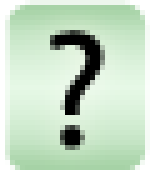
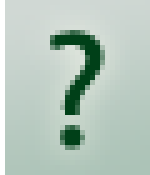
Revision of a layered 150 x 175 image; what changed, layer by layer:
painted on "?" over [50, 30, 105, 150]
renamed "Shape 1" to "Shape 2", painted on it over [5, 0, 150, 175]
removed layer "Color Fill 1" over [5, 0, 150, 175]
